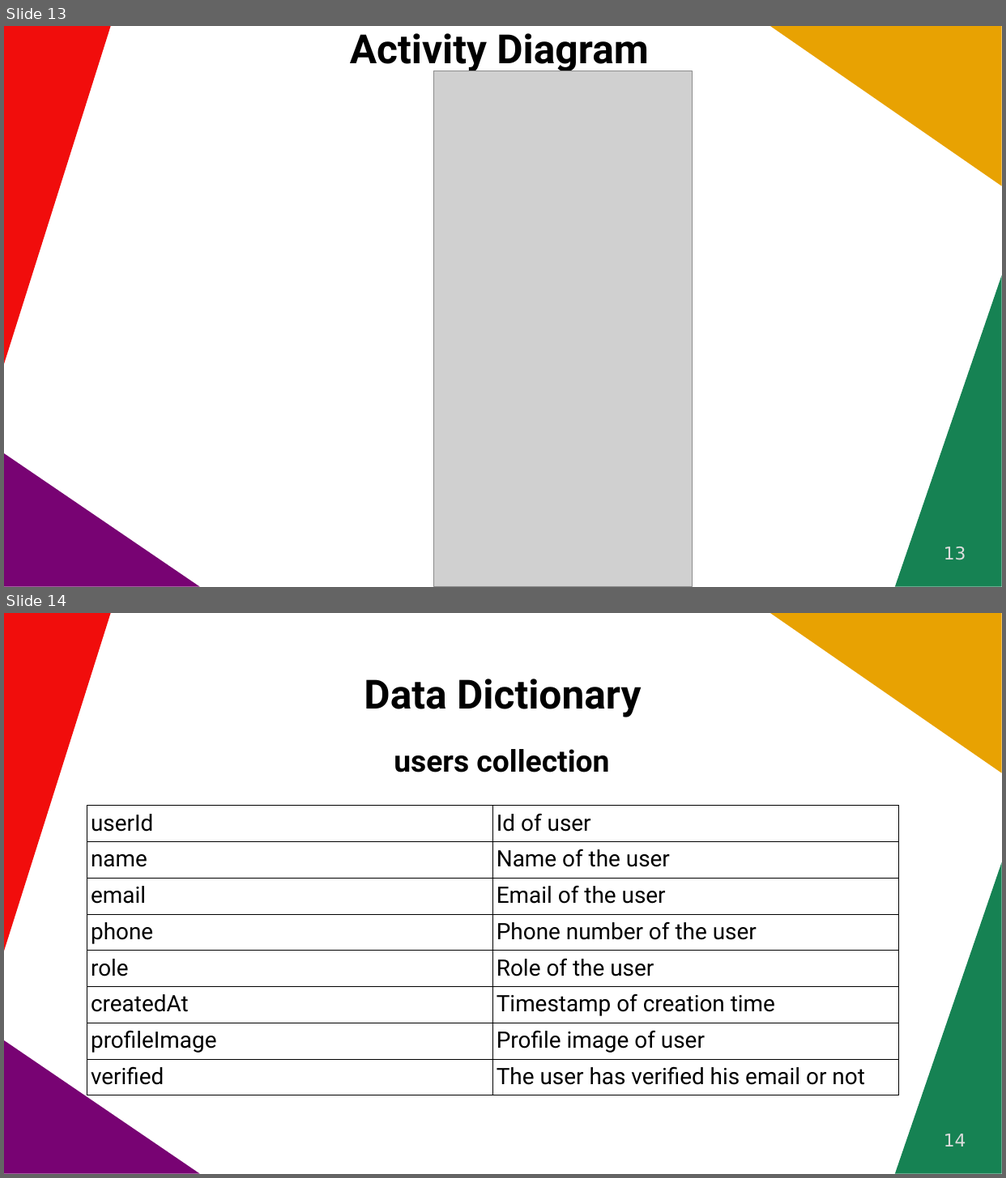
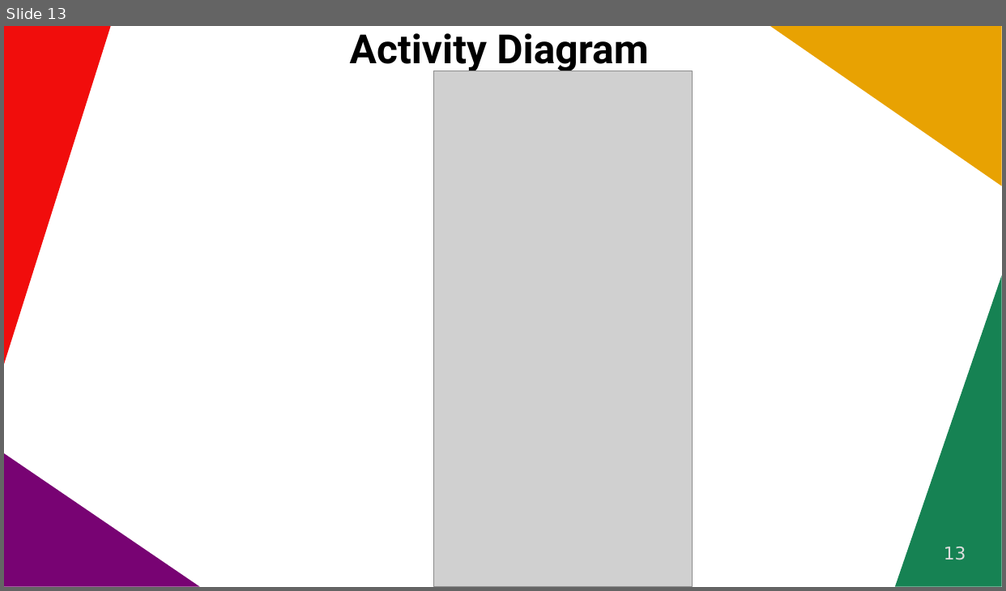
Before and after one commit to fahad-cpp/UrbanRide, a slide deck: ppt/Reporting2.pptx. Shown one above the other, each under a label of ours: slides 13 and 14 before the commit, slide 13 after it. The pictures are 1006x1178 and 1006x591 pixels, drawn with LibreOffice and Linux fonts; fonts in the diff are those of the drawing; grey boxes stand for pictures. Boxes give left, top, right and bottom in pixels: in the first picture for what was removed or moved away, otherwise in the second. Text is boxed around its words. In the diff, an @@ line names an element or a change of style, - is before the commit and + after.

Commit message:
Fix login logout data

```diff
--- a/ppt/Reporting2.pptx
+++ b/ppt/Reporting2.pptx
@@ slide 14 removed at (x1=4, y1=613, x2=1002, y2=1174), background #FFFFFF; not listed: 4 template elements that a slide beside it also shows @@
@@ title removed at (x1=364, y1=679, x2=641, y2=717) @@
-Data Dictionary
@@ text removed at (x1=394, y1=749, x2=609, y2=773) @@
-users collection
@@ table removed at (x1=87, y1=806, x2=899, y2=1096), 8 rows, 2 columns @@
-userId | Id of user
-name | Name of the user
-email | Email of the user
-phone | Phone number of the user
-role | Role of the user
-createdAt | Timestamp of creation time
-profileImage | Profile image of user
-verified | The user has verified his email or not
@@ page number removed at (x1=944, y1=1134, x2=966, y2=1147) @@
-14
```
Also in this commit, not shown: 4 slides changed, 6 other files.
